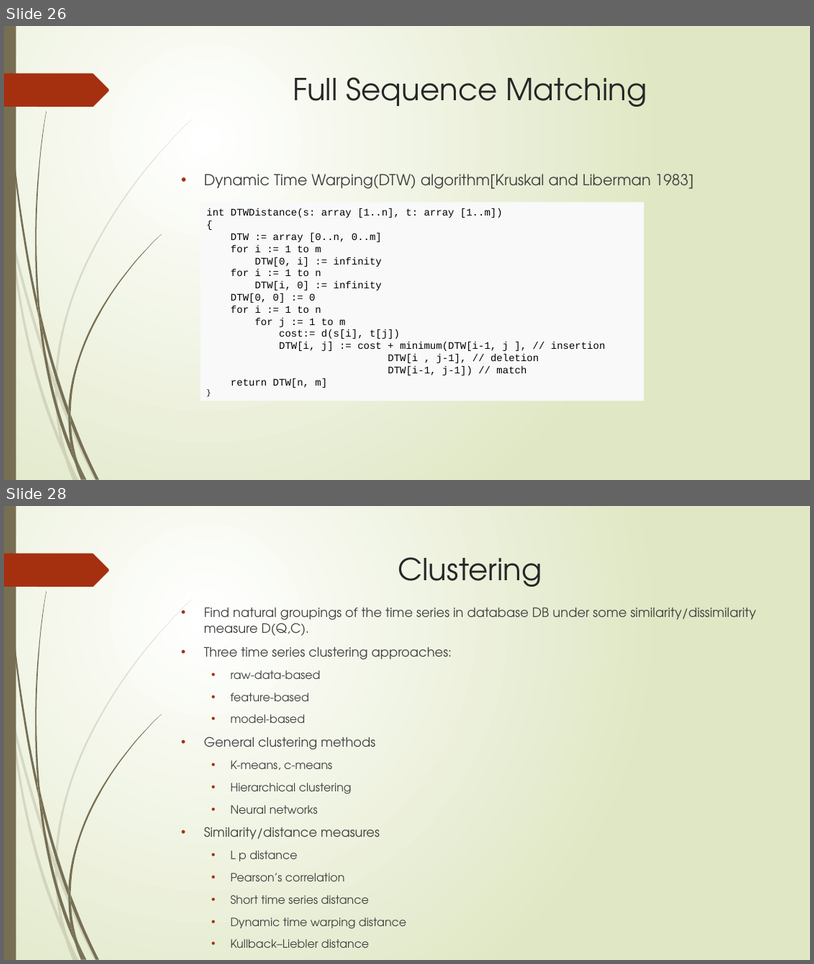
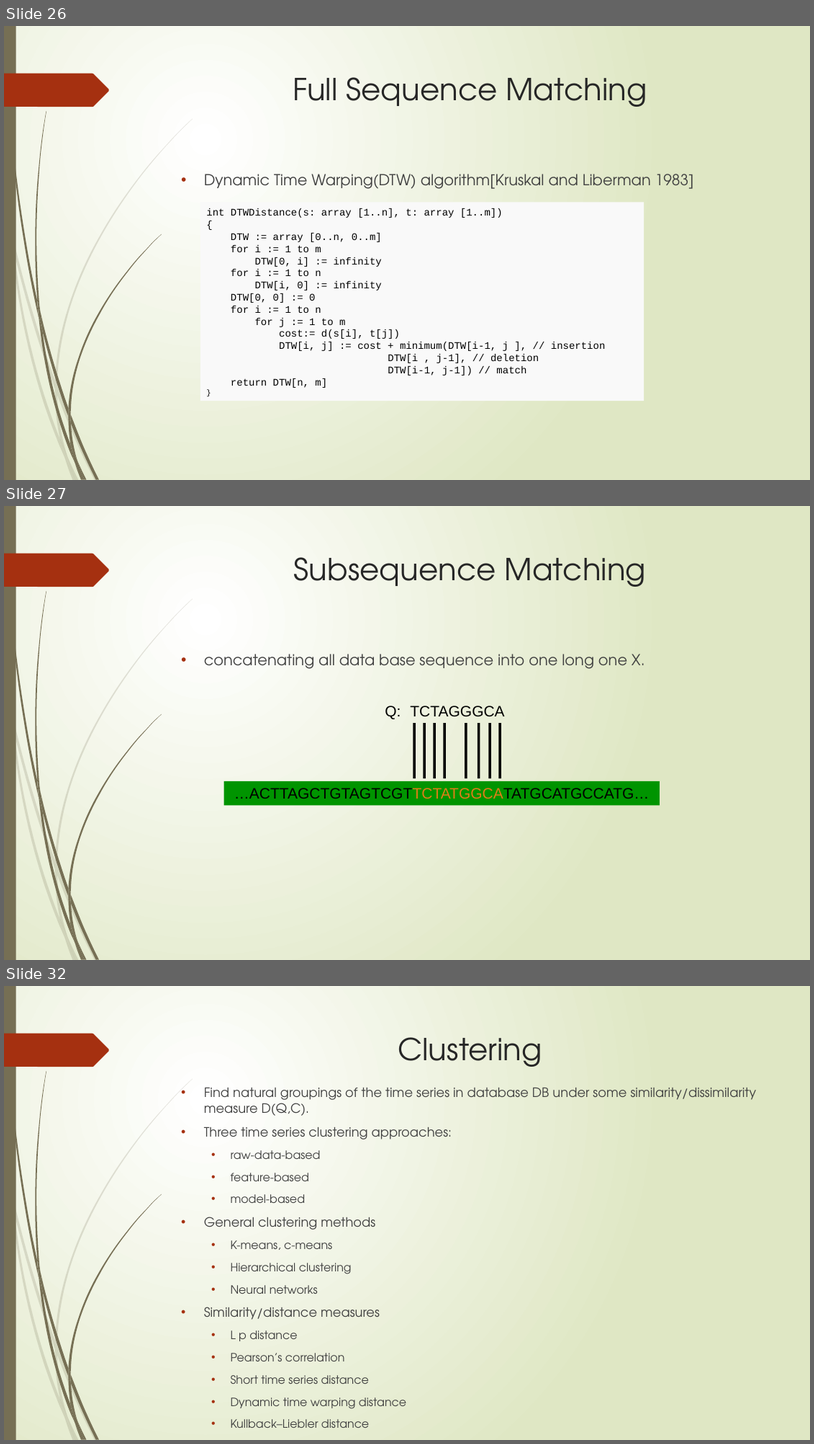
Before and after one commit to zixiaojindao/time-series-survey, a slide deck: slide/tsdm.pptx. Shown one above the other, each under a label of ours: slides 26 and 28 before the commit, slides 26, 27 and 32 after it; the slides between them are not shown. The pictures are 814x964 and 814x1444 pixels, drawn with LibreOffice and Linux fonts; fonts in the diff are those of the drawing. Boxes give left, top, right and bottom in pixels: in the first picture for what was removed or moved away, otherwise in the second. Text is boxed around its words. In the diff, an @@ line names an element or a change of style, - is before the commit and + after.

```diff
--- a/slide/tsdm.pptx
+++ b/slide/tsdm.pptx
@@ slide 27 added at (4, 506, 810, 960), background gradient #FFFFFF to #DFE8C4; not listed: 24 template elements that a slide beside it also shows @@
@@ title added at (294, 557, 646, 587), 36 pt, text #262626 @@
+Subsequence Matching
@@ text added at (204, 654, 646, 669), 18 pt, text #404040 @@
+• concatenating all data base sequence into one long one X.
@@ text added at (385, 705, 401, 719), 18 pt, text #000000 @@
+Q:
@@ text added at (410, 705, 504, 717), 18 pt, text #000000 @@
+TCTAGGGCA
@@ line added from (415, 723) to (415, 778), #000000 3 pt @@
@@ line added from (424, 723) to (424, 778), #000000 3 pt @@
@@ line added from (435, 723) to (435, 778), #000000 3 pt @@
@@ line added from (445, 723) to (445, 778), #000000 3 pt @@
@@ line added from (466, 723) to (466, 778), #000000 3 pt @@
@@ line added from (479, 723) to (479, 778), #000000 3 pt @@
@@ line added from (491, 723) to (491, 778), #000000 3 pt @@
@@ line added from (500, 723) to (500, 778), #000000 3 pt @@
@@ rectangle added at (224, 781, 660, 806), fill #009400, 18 pt, text #000000 @@
+…ACTTAGCTGTAGTCGTTCTATGGCATATGCATGCCATG…
@@ what was slide 28 is now slide 32 @@
```
Also in this commit, not shown: 1 slide changed, 3 other slides added.
